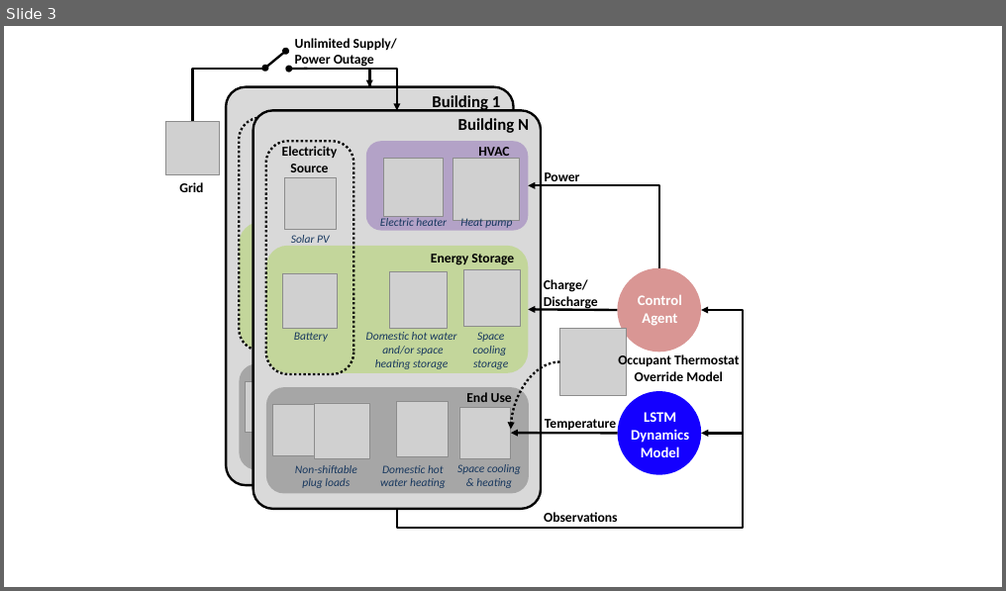
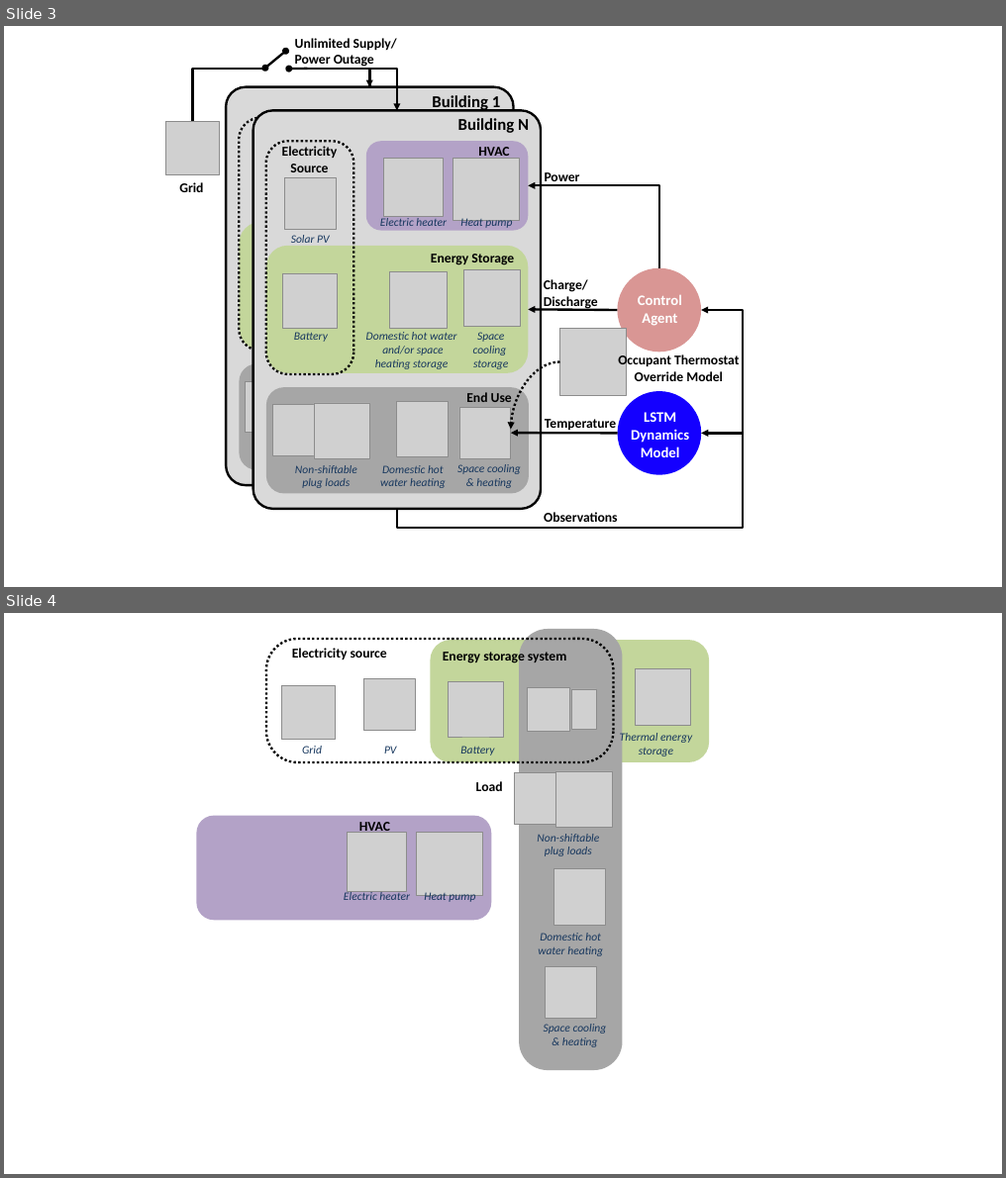
Before and after one commit to intelligent-environments-lab/CityLearn, a slide deck: assets/images/citylearn_systems.pptx. Shown one above the other, each under a label of ours: slide 3 before the commit, slides 3 and 4 after it. The pictures are 1006x591 and 1006x1178 pixels, drawn with LibreOffice and Linux fonts; fonts in the diff are those of the drawing; grey boxes stand for pictures. Boxes give left, top, right and bottom in pixels: in the first picture for what was removed or moved away, otherwise in the second. Text is boxed around its words. In the diff, an @@ line names an element or a change of style, - is before the commit and + after.

Commit message:
updated source for schematic figures

```diff
--- a/assets/images/citylearn_systems.pptx
+++ b/assets/images/citylearn_systems.pptx
@@ slide 4 added at [4,613,1002,1174], background #FFFFFF @@
@@ rounded rectangle added at [266,639,614,761], outline #000000 2.25 pt dashed @@
@@ rounded rectangle added at [431,640,710,762], fill #C3D69B @@
@@ rounded rectangle added at [519,629,623,1070], fill #A6A6A6 @@
@@ text added at [292,648,387,660], 13 pt, text #000000, bold @@
+Electricity source
@@ text added at [443,649,566,664], 13 pt, text #000000, bold @@
+Energy storage system
@@ picture added at [635,668,691,725] @@
@@ picture added at [281,685,335,740] @@
@@ picture added at [363,678,415,730] @@
@@ picture added at [448,682,503,737] @@
@@ picture added at [528,688,570,731] @@
@@ picture added at [571,689,596,730] @@
@@ text added at [302,746,322,754], 11 pt, text #17375E, italic @@
+Grid
@@ text added at [384,746,396,754], 11 pt, text #17375E, italic @@
+PV
@@ text added at [460,746,494,756], 11 pt, text #17375E, italic @@
+Battery
@@ text added at [620,732,692,757], 11 pt, text #17375E, italic @@
+Thermal energy storage
@@ text added at [476,781,503,791], 13 pt, text #000000, bold @@
+Load
@@ picture added at [515,773,565,824] @@
@@ picture added at [555,771,612,827] @@
@@ rounded rectangle added at [196,816,491,921], fill #B3A2C7 @@
@@ picture added at [348,833,407,891] @@
@@ text added at [359,822,390,835], 13 pt, text #000000, bold @@
+HVAC
@@ picture added at [417,833,483,895] @@
@@ text added at [537,834,599,857], 11 pt, text #17375E, italic @@
+Non-shiftable
+plug loads
@@ picture added at [554,869,606,925] @@
@@ text added at [344,891,410,900], 11 pt, text #17375E, italic @@
+Electric heater
@@ text added at [424,891,475,902], 11 pt, text #17375E, italic @@
+Heat pump
@@ text added at [538,933,603,957], 11 pt, text #17375E, italic @@
+Domestic hot water heating
@@ picture added at [546,967,597,1019] @@
@@ text added at [544,1024,607,1048], 11 pt, text #17375E, italic @@
+Space cooling & heating
```
Also in this commit, not shown: 3 other slides added, 2 slides removed.
